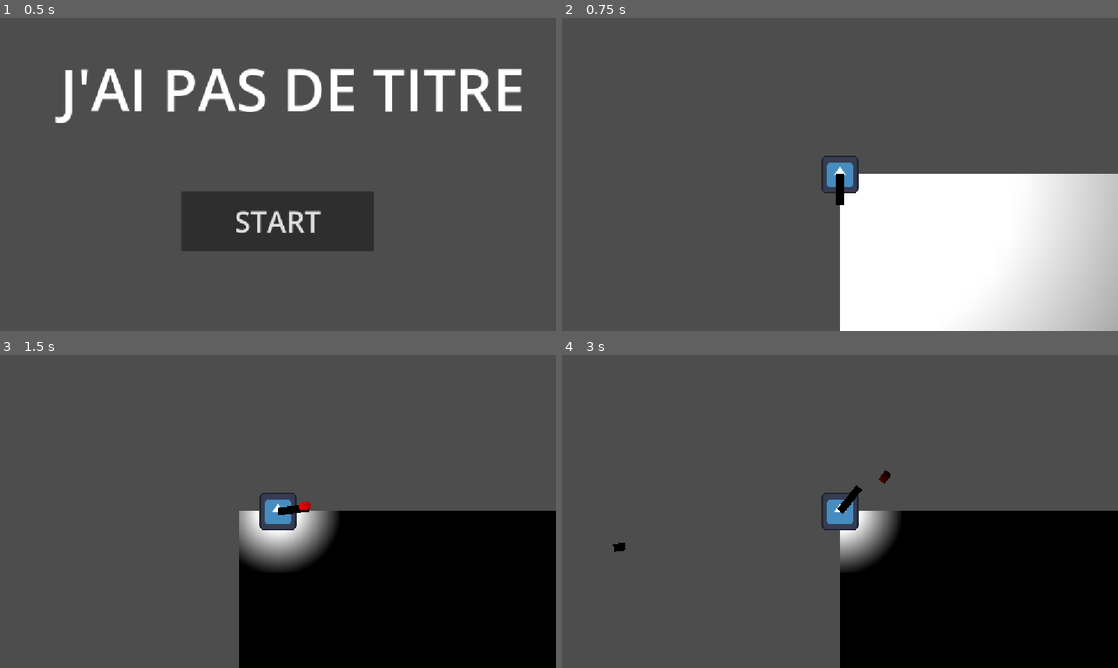
Above: before the commit, frames 1-4 (two rows, left to right).
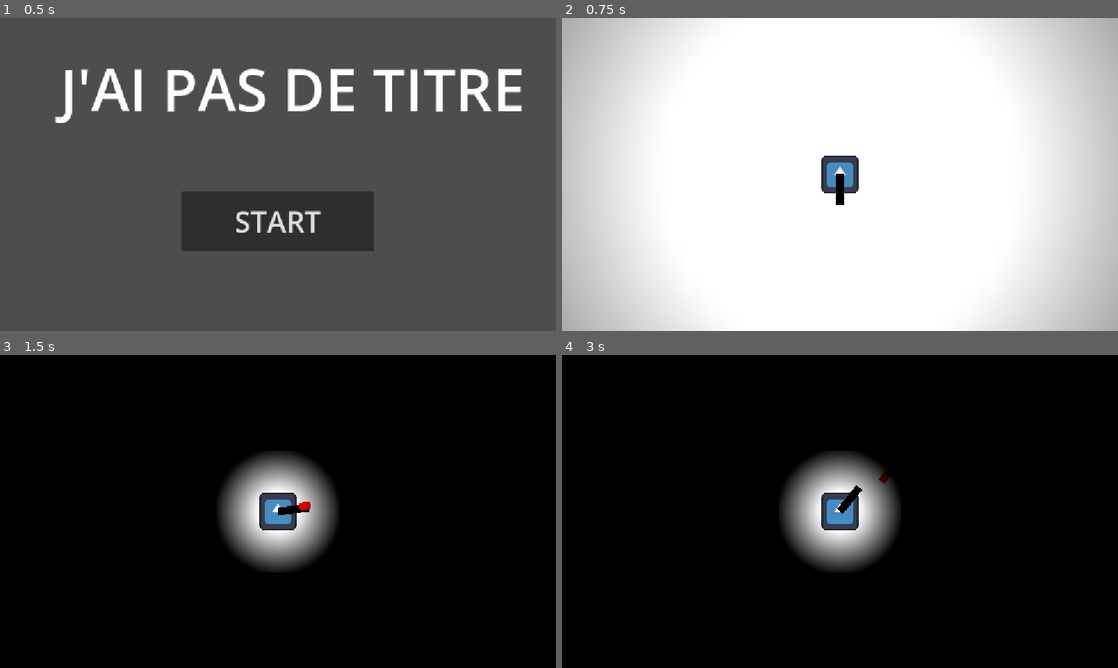
Above: after the commit, the same moments.

Repository: PandaMaki/game-jam-baudo
Game: Godot game, scene res://scenes/UI/main.tscn
Two runs of this game, one before a commit and one after it. Both use one fixed random seed, a clock stepped at 60 frames per second and the inputs below. The engine's default icon, where the game draws it, is replaced by a stand-in: a white triangle on a blue panel in a dark square.
Inputs (mouse positions are in pixels of both pictures, inside the frame that each line leads up to):
- Up to frame 1 (0.5 s): no input
- Up to frame 2 (0.75 s): click "START" at 0.5 s
- Up to frame 3 (1.5 s): tap Enter (ui_accept) at 1.25 s; move the mouse to (400, 495) at 1.27 s; hold D (right) from 1.28 s (still down); tap Space (shoot) at 1.35 s
- Up to frame 4 (3 s): tap Enter (ui_accept) at 1.52, 2.27 s; move the mouse to (728, 527) at 2.02 s; tap Space (shoot) at 2.1, 2.85 s; move the mouse to (895, 442) at 2.77 s; release D (right) at 2.78 s; hold A (left) from 2.78 s (still down)

Frame 1 is identical in both runs. In frame 2, 74% of the frame differs, in the area x 0-100%, y 0-100%; in frame 3, 70%; in frame 4, 73%.

Commit message:
jsp mais c marqué 3 changed files

Diff:
--- a/ennemi.tscn
+++ b/ennemi.tscn
@@ -1,6 +1,6 @@
 [gd_scene format=3 uid="uid://iv24j2lstkvs"]
 
-[ext_resource type="Script" uid="uid://r8xiupg4xkfb" path="res://ennemi.gd" id="1_m0ij1"]
+[ext_resource type="Script" uid="uid://r8xiupg4xkfb" path="res://scenes/ennemi/ennemi.gd" id="1_m0ij1"]
 
 [sub_resource type="Gradient" id="Gradient_5npyw"]
 offsets = PackedFloat32Array(0.012048192, 1)
Not shown, added: ennemi.gd.uid
Not shown: 1 places in scenes/ground/game.tscn that only renumber resources
